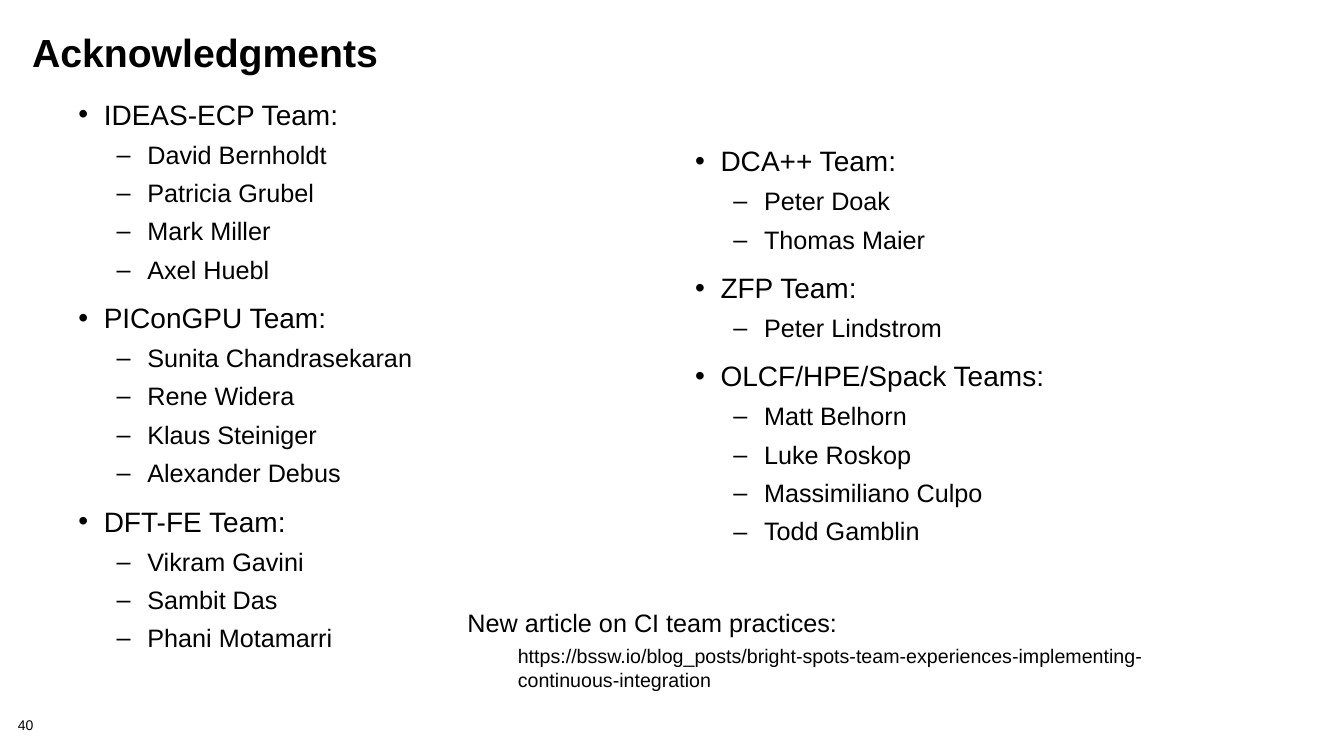
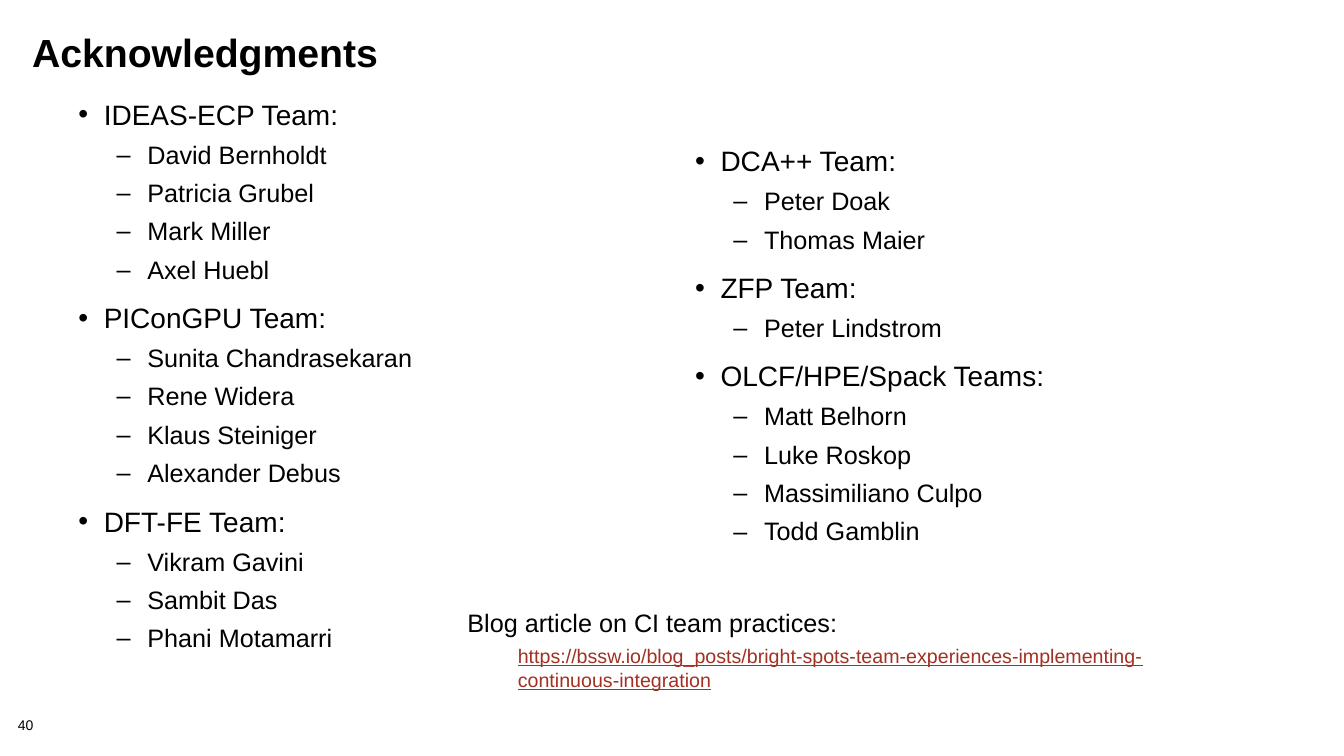
Before and after one commit to bssw-tutorial/presentations, a slide deck: slide 40 of packaging.pptx. Drawn at 1344x756 pixels with LibreOffice and Linux fonts; fonts in the diff are those of the drawing; background and template pictures are left out. Boxes give left, top, right and bottom in pixels: in the first picture for what was removed or moved away, otherwise in the second. Text is boxed around its words. In the diff, an @@ line names an element or a change of style, - is before the commit and + after.

```diff
--- a/packaging.pptx
+++ b/packaging.pptx
@@ text at (467,613,837,637): text changed @@
-New article on CI team practices:
+Blog article on CI team practices:
@@ text at (518,648,1142,691): text colour #000000 to #A03123, underline on in "https://bssw.io/blog_posts/bright-spots-team-experiences-imp ..." @@
```
Also in this commit, not shown: 7 other slides changed, 3 other files.
